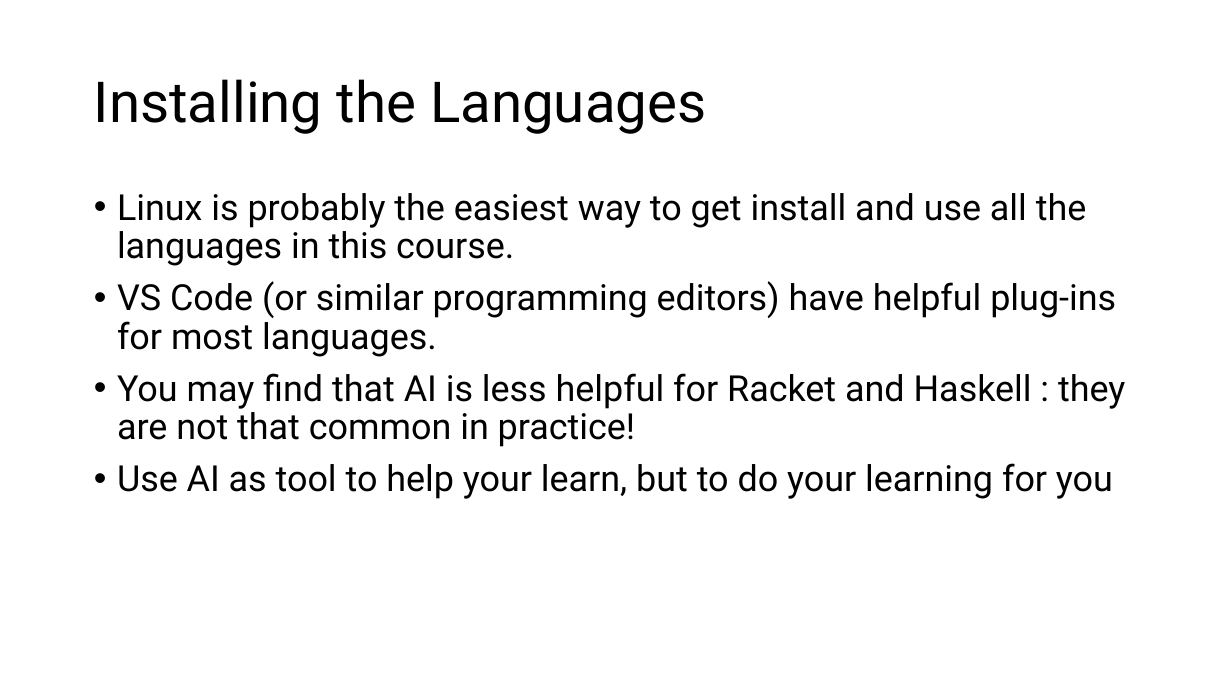
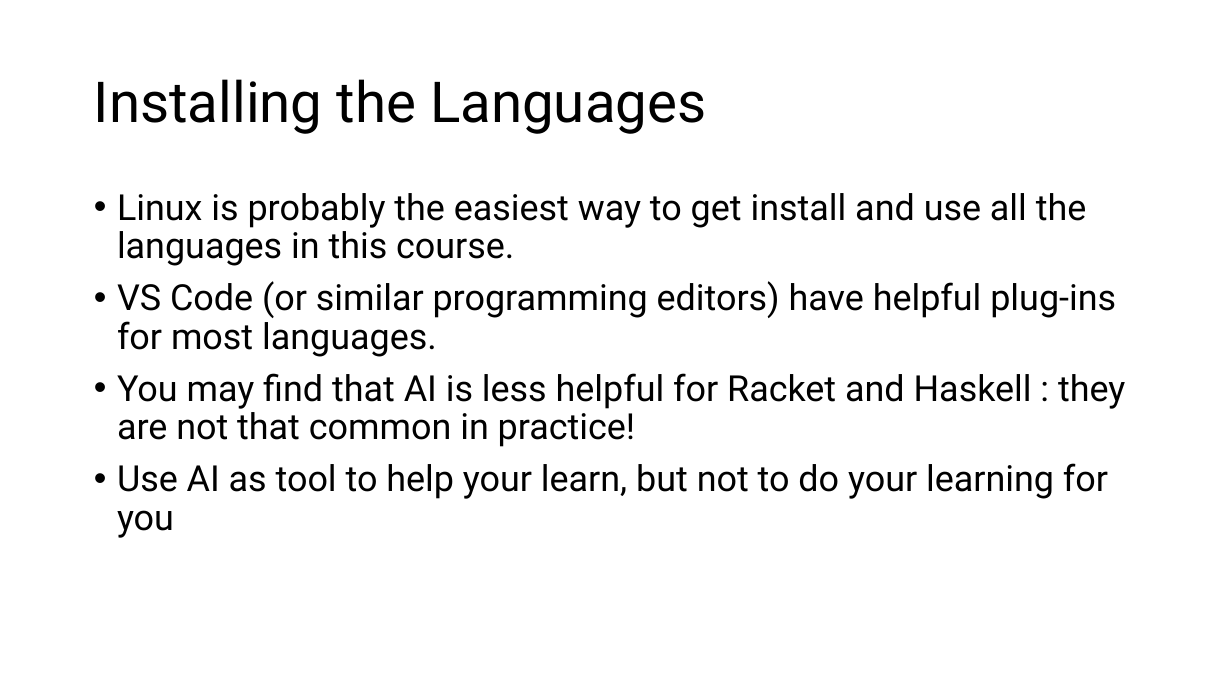
Before and after one commit to tjd1234/cmpt383fall2026, a slide deck: slide 5 of python/PythonIntro.pptx. Drawn at 1232x693 pixels with LibreOffice and Linux fonts; fonts in the diff are those of the drawing. Boxes give left, top, right and bottom in pixels: in the first picture for what was removed or moved away, otherwise in the second. Text is boxed around its words. In the diff, an @@ line names an element or a change of style, - is before the commit and + after.

```diff
--- a/python/PythonIntro.pptx
+++ b/python/PythonIntro.pptx
@@ text at bbox=[117, 463, 1108, 538]: text changed @@
-• Use AI as tool to help your learn, but to do your learning for you
+• Use AI as tool to help your learn, but not to do your learning for you
```
Also in this commit, not shown: 2 other slides changed, 14 slides added, 1 other file.
